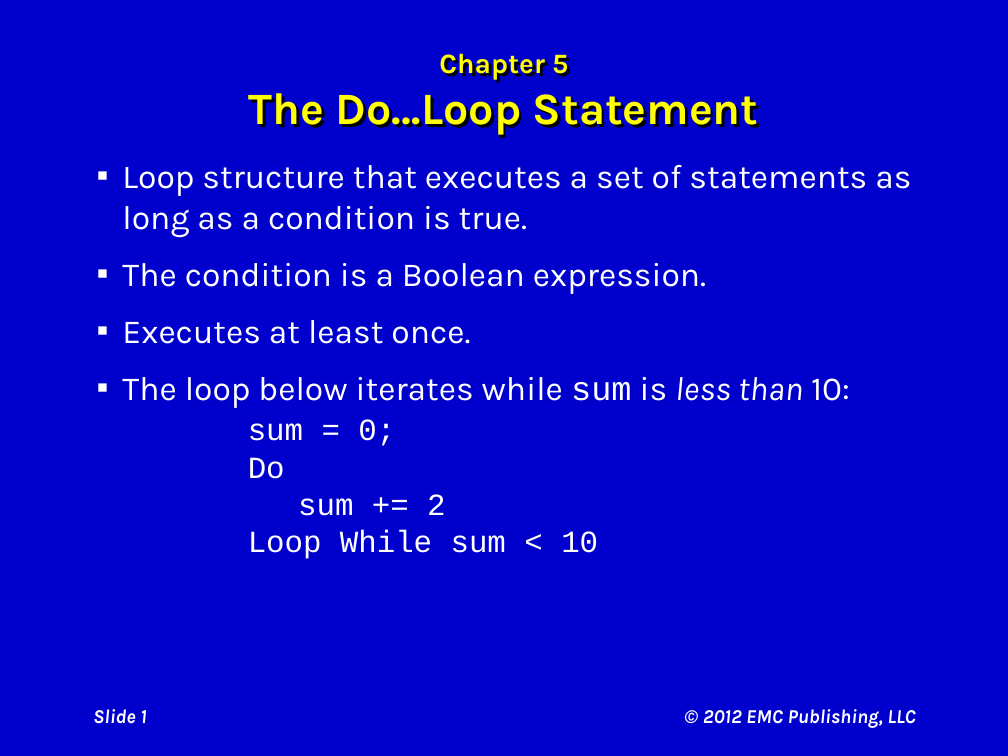
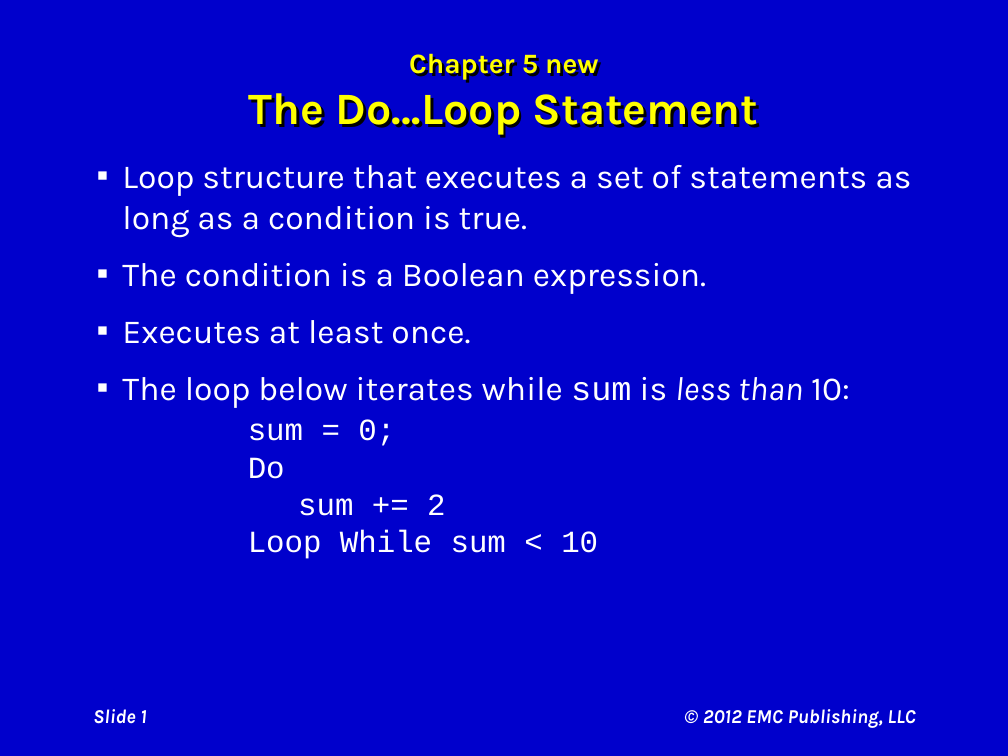
Before and after one commit to rvolyar/MHSCompSci, a slide deck: slide 1 of assets/courses/compsci1/Cosma/Ch05 Visual Aids.pptx. Drawn at 1008x756 pixels with LibreOffice and Linux fonts; fonts in the diff are those of the drawing. Boxes give left, top, right and bottom in pixels: in the first picture for what was removed or moved away, otherwise in the second. Text is boxed around its words. In the diff, an @@ line names an element or a change of style, - is before the commit and + after.

```diff
--- a/assets/courses/compsci1/Cosma/Ch05 Visual Aids.pptx
+++ b/assets/courses/compsci1/Cosma/Ch05 Visual Aids.pptx
@@ title at [249, 53, 759, 135]: text changed @@
-Chapter 5
-The Do…Loop Statement
+Chapter 5 new
+The Do…Loop Statement
```
Also in this commit, not shown: 2 other slides changed, 7 other files.
